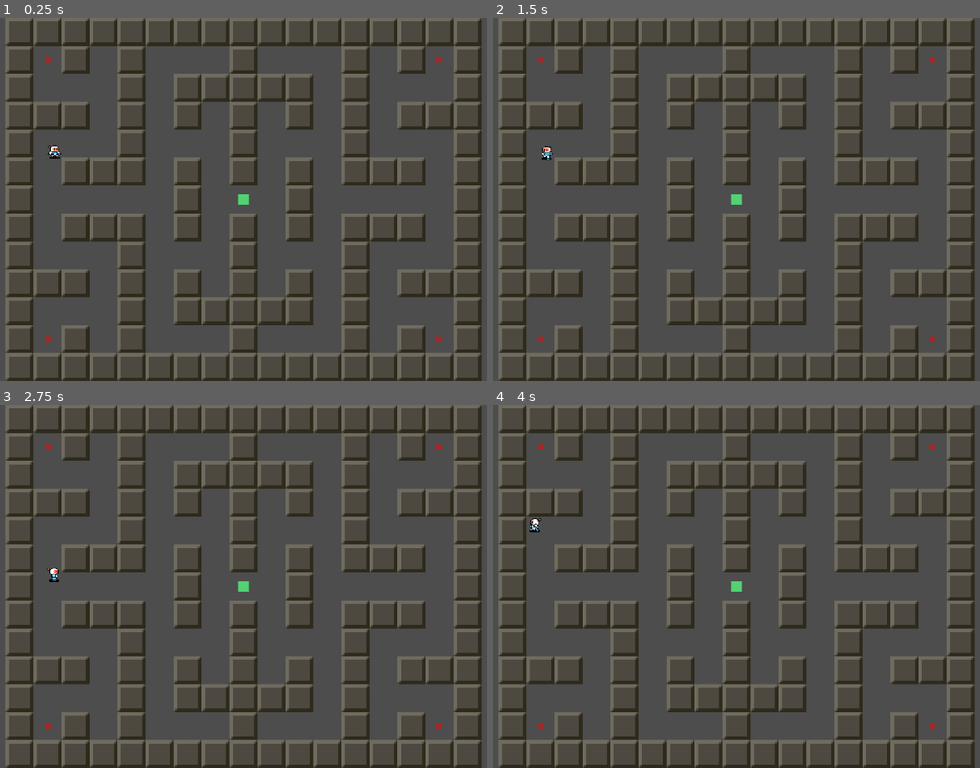
Above: before the commit, frames 1-4 (two rows, left to right).
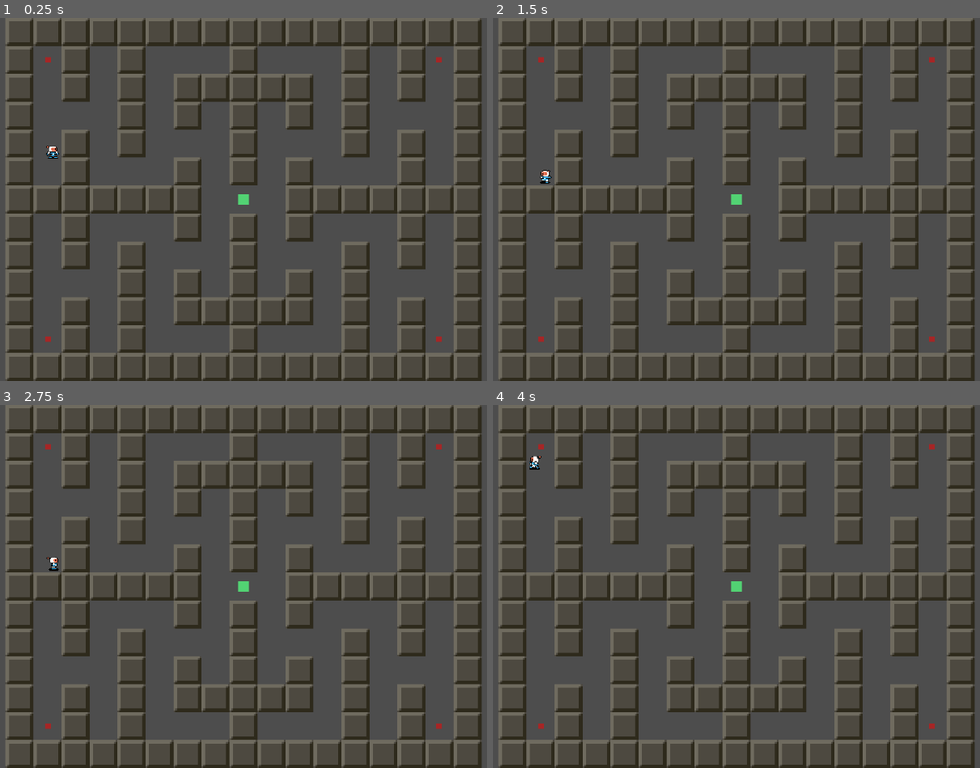
Above: after the commit, the same moments.

Repository: jpgringo/ggp_sim_001
Game: Godot game, scene res://Resources/main.tscn
Same seed, same stepped clock (60 frames per second), same inputs: the game is played once before the commit and once after it. The project has no main scene, so this scene is started directly.
Inputs:
- Up to frame 1 (0.25 s): no input
- Up to frame 2 (1.5 s): tap Enter at 0.5 s; hold D (ui_right) 0.53-1.28 s; tap Space at 1.25 s; hold S (ui_down) from 1.28 s (still down)
- Up to frame 3 (2.75 s): release S (ui_down) at 2.03 s; hold D (ui_right) from 2.03 s (still down)
- Up to frame 4 (4 s): tap Enter at 2.75 s; release D (ui_right) at 2.78 s; hold W (ui_up) 2.78-3.53 s; hold A (ui_left) from 3.53 s (still down)

The runs differ from the first frame. In frame 1, 6.3% of the frame differs, in the area x 6-94%, y 15-85%; in frame 2, 6.4%; in frame 3, 6.3%; in frame 4, 6.4%, in the area x 6-94%, y 14-85%.

Commit message:
round trip of available mazes -> server -> UI -> user selection -> server now complete (doesn't make it to sim or effect drawing yet

Diff:
--- a/maze-simulation-environment/Maps/map_0000.json
+++ b/maze-simulation-environment/Maps/map_0000.json
@@ -5,16 +5,16 @@
   "spawn_points": [[0,0], [14,0], [0,10], [14,10]],
   "target": [7,5],
   "data": [
-     0, 1, 0, 1, 0, 0, 0, 1, 0, 0, 0, 1, 0, 1, 0,
-     0, 0, 0, 1, 0, 1, 1, 1, 1, 1, 0, 1, 0, 0, 0,
-     1, 1, 0, 1, 0, 1, 0, 1, 0, 1, 0, 1, 0, 1, 1,
-     0, 0, 0, 1, 0, 0, 0, 1, 0, 0, 0, 1, 0, 0, 0,
-     0, 1, 1, 1, 0, 1, 0, 1, 0, 1, 0, 1, 1, 1, 0,
-     0, 0, 0, 0, 0, 1, 0, 0, 0, 1, 0, 0, 0, 0, 0,
-     0, 1, 1, 1, 0, 1, 0, 1, 0, 1, 0, 1, 1, 1, 0,
-     0, 0, 0, 1, 0, 0, 0, 1, 0, 0, 0, 1, 0, 0, 0,
-     1, 1, 0, 1, 0, 1, 0, 1, 0, 1, 0, 1, 0, 1, 1,
-     0, 0, 0, 1, 0, 1, 1, 1, 1, 1, 0, 1, 0, 0, 0,
-     0, 1, 0, 1, 0, 0, 0, 1, 0, 0, 0, 1, 0, 1, 0
+    0, 1, 0, 1, 0, 0, 0, 1, 0, 0, 0, 1, 0, 1, 0,
+    0, 1, 0, 1, 0, 1, 1, 1, 1, 1, 0, 1, 0, 1, 0,
+    0, 0, 0, 1, 0, 1, 0, 1, 0, 1, 0, 1, 0, 0, 0,
+    0, 1, 0, 1, 0, 0, 0, 1, 0, 0, 0, 1, 0, 1, 0,
+    0, 1, 0, 0, 0, 1, 0, 1, 0, 1, 0, 0, 0, 1, 0,
+    1, 1, 1, 1, 1, 1, 0, 0, 0, 1, 1, 1, 1, 1, 1,
+    0, 1, 0, 0, 0, 1, 0, 1, 0, 1, 0, 0, 0, 1, 0,
+    0, 1, 0, 1, 0, 0, 0, 1, 0, 0, 0, 1, 0, 1, 0,
+    0, 0, 0, 1, 0, 1, 0, 1, 0, 1, 0, 1, 0, 0, 0,
+    0, 1, 0, 1, 0, 1, 1, 1, 1, 1, 0, 1, 0, 1, 0,
+    0, 1, 0, 1, 0, 0, 0, 1, 0, 0, 0, 1, 0, 1, 0
   ]
 }
--- /dev/null
+++ b/maze-simulation-environment/Maps/map_0001.json
@@ -0,0 +1,20 @@
+{
+  "id": 0,
+  "width": 15,
+  "height": 11,
+  "spawn_points": [[0,0], [14,0], [0,10], [14,10]],
+  "target": [7,5],
+  "data": [
+    0, 1, 0, 1, 0, 0, 0, 1, 0, 0, 0, 1, 0, 1, 0,
+    0, 0, 0, 1, 0, 1, 1, 1, 1, 1, 0, 1, 0, 0, 0,
+    1, 1, 0, 1, 0, 1, 0, 1, 0, 1, 0, 1, 0, 1, 1,
+    0, 0, 0, 1, 0, 0, 0, 1, 0, 0, 0, 1, 0, 0, 0,
+    0, 1, 1, 1, 0, 1, 0, 1, 0, 1, 0, 1, 1, 1, 0,
+    0, 0, 0, 0, 0, 1, 0, 0, 0, 1, 0, 0, 0, 0, 0,
+    0, 1, 1, 1, 0, 1, 0, 1, 0, 1, 0, 1, 1, 1, 0,
+    0, 0, 0, 1, 0, 0, 0, 1, 0, 0, 0, 1, 0, 0, 0,
+    1, 1, 0, 1, 0, 1, 0, 1, 0, 1, 0, 1, 0, 1, 1,
+    0, 0, 0, 1, 0, 1, 1, 1, 1, 1, 0, 1, 0, 0, 0,
+    0, 1, 0, 1, 0, 0, 0, 1, 0, 0, 0, 1, 0, 1, 0
+  ]
+}
--- a/maze-simulation-environment/Scripts/Global.gd
+++ b/maze-simulation-environment/Scripts/Global.gd
@@ -23,7 +23,8 @@
 	print("Global.gd has loaded")
 	start_receiver()
 	start_transmitter()
-	transmit("sim_ready", [0,1,2,3])
+	var maps_list = get_maps_list()
+	transmit("sim_ready", {"scenarios": maps_list})
 
 func _exit_tree():
 	transmit("sim_stopping", [])
@@ -32,6 +33,22 @@
 		print("Shutting down receiver...")
 		receiver_thread.wait_to_finish()
 		udp_receiver.close()
+
+func get_maps_list() -> PackedStringArray:
+	var maps_path = "res://Maps"
+	var dir := DirAccess.open(maps_path)
+	var files := PackedStringArray()
+	var pattern := RegEx.new()
+	pattern.compile("^map_\\d+\\.json$")  # escape backslashes properly
+
+	if dir:
+		for file in dir.get_files():
+			if pattern.search(file):
+				files.append(file)
+	else:
+		push_error("Failed to open directory: %s" % maps_path)
+
+	return files
 
 func start_receiver():
 	udp_receiver = PacketPeerUDP.new()
Not shown, changed: gene-management-ui/package.json
Not shown, changed: gene-management-ui/pnpm-lock.yaml
Not shown, changed: gene-management-ui/src/components/SimControls.vue
Not shown, changed: gene-management-ui/src/components/SystemStatus.vue
Not shown, changed: gene-management-ui/src/main.js
Not shown, added: gene-management-ui/stores/simStore.js
Not shown, added: gene-management-ui/yarn.lock
Not shown, changed: gene_prototype_001/lib/bandit/router.ex
Not shown, changed: gene_prototype_001/lib/sim/sim_controller.ex
Not shown, changed: gene_prototype_001/lib/sim/udp_connection_server.ex
